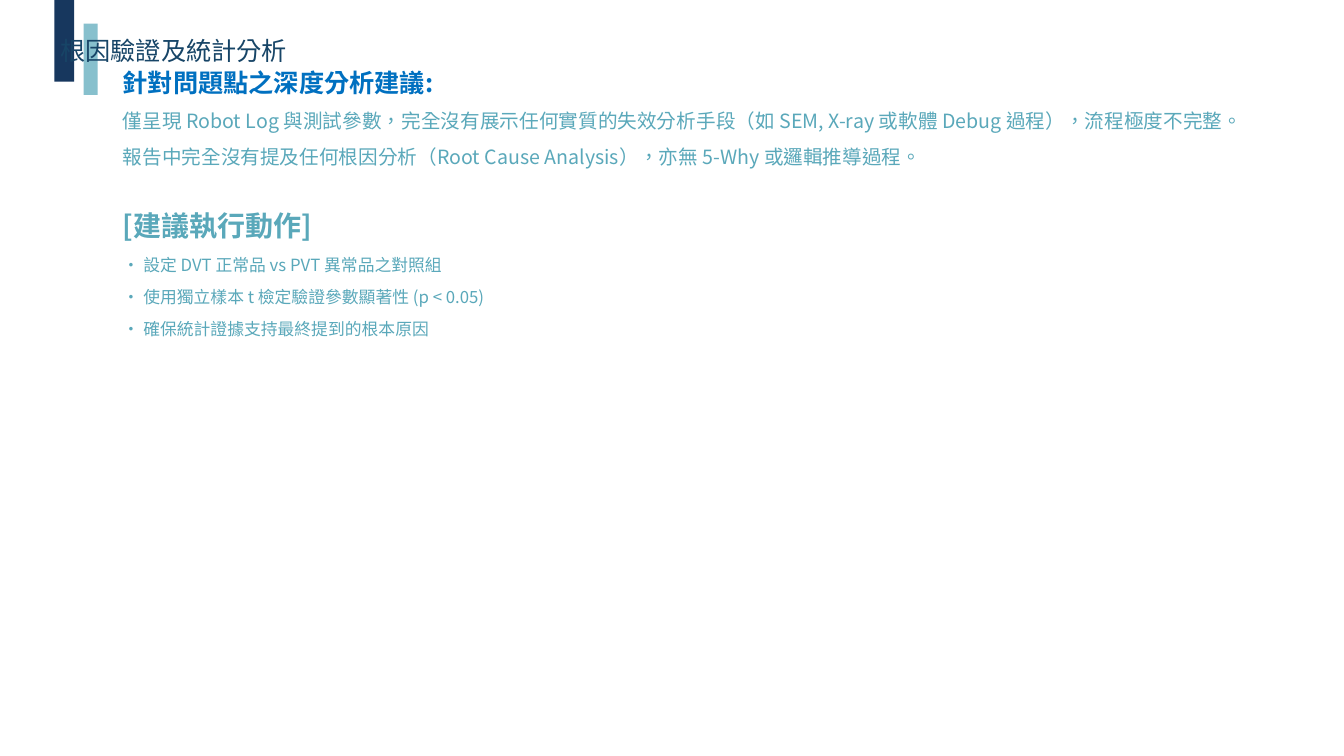
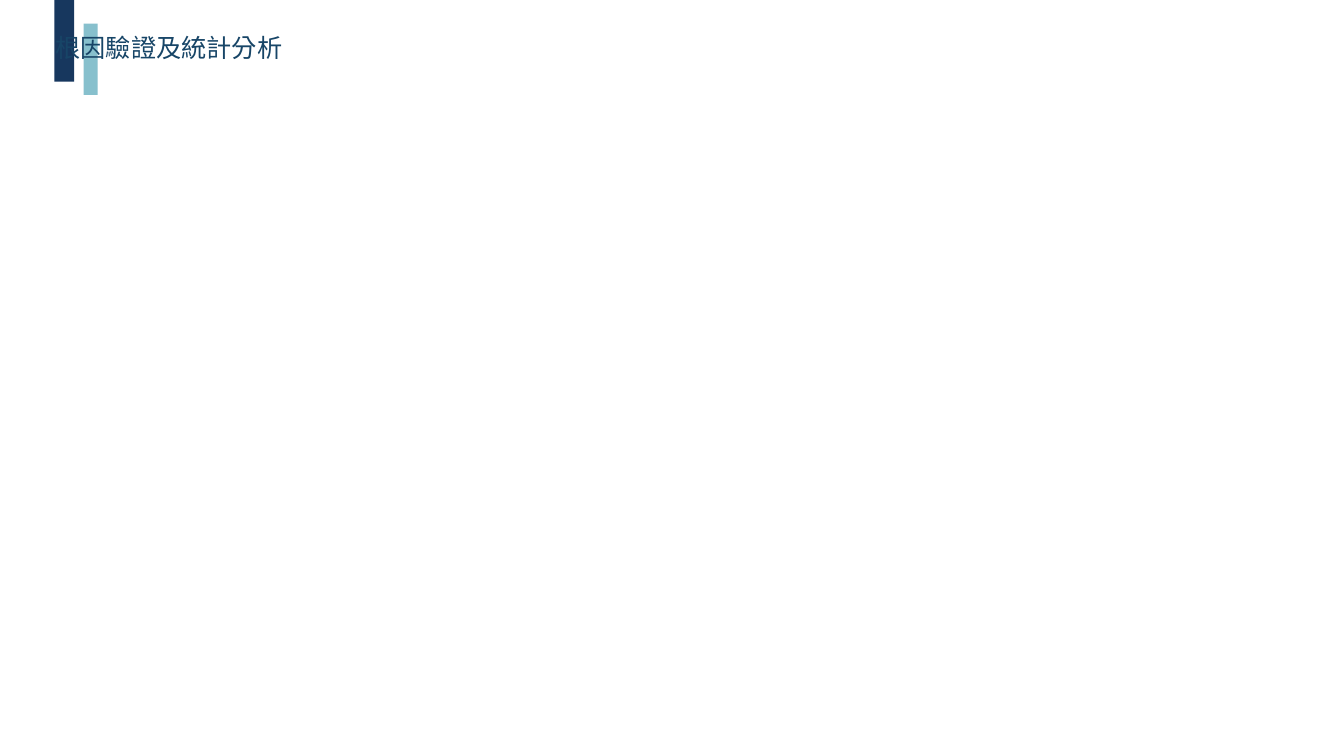
Before and after one commit to kcf7012/fa-report-refactor-root, a slide deck: slide 13 of report/MS_Meishan_ADO_445239_260716_improved.pptx. Drawn at 1344x756 pixels with LibreOffice and Linux fonts; fonts in the diff are those of the drawing; background and template pictures are left out. Boxes give left, top, right and bottom in pixels: in the first picture for what was removed or moved away, otherwise in the second. Text is boxed around its words. In the diff, an @@ line names an element or a change of style, - is before the commit and + after.

```diff
--- a/report/MS_Meishan_ADO_445239_260716_improved.pptx
+++ b/report/MS_Meishan_ADO_445239_260716_improved.pptx
@@ text "根因驗證及統計分析" moved from (x1=60, y1=34, x2=287, y2=66) to (x1=55, y1=31, x2=282, y2=63) @@
@@ text removed at (x1=123, y1=70, x2=1242, y2=337) @@
-針對問題點之深度分析建議:
-僅呈現 Robot Log 與測試參數，完全沒有展示任何實質的失效分析手段（如 SEM, X-ray 或軟體 Debug 過程），流程極度不完整。
-報告中完全沒有提及任何根因分析（Root Cause Analysis），亦無 5-Why 或邏輯推導過程。
-[建議執行動作]
-• 設定 DVT 正常品 vs PVT 異常品之對照組
-• 使用獨立樣本 t 檢定驗證參數顯著性 (p < 0.05)
-• 確保統計證據支持最終提到的根本原因
```
Also in this commit, not shown: 3 other slides changed, 3 slides added, 8 other files.
